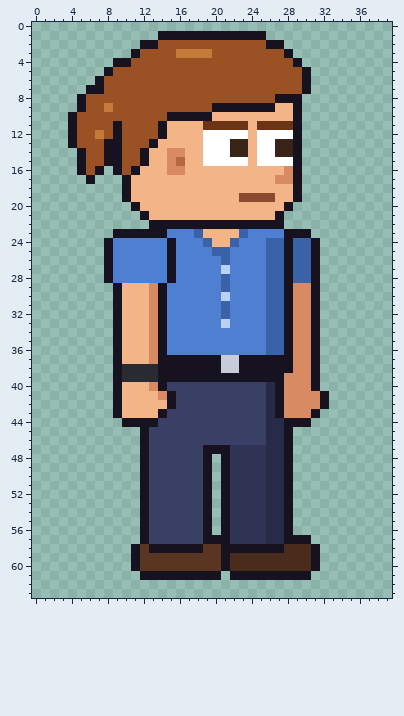
Two versions of one pixel-art file, sprites/custom/custom_intern_ponytail_right.aseprite. Above, as it was before the edit.
40x64 pixels, 1 frame.
Now the later version:
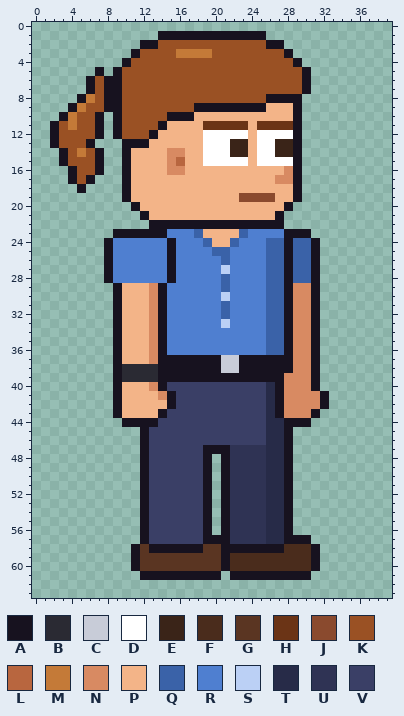
Palette (. is transparent): A #17121f  B #2a2a33  C #c8ccd8  D #ffffff  E #3a2418  F #4a2c1c  G #5a3522  H #6b3416  J #8a4a2e  K #9a5124  L #b8663f  M #c47a38  N #d88a62  P #f3b488  Q #3a62a8  R #4f7fd0  S #bbd0f5  T #272b48  U #2f3354  V #3a3f66
Diff:
Layer "Hair":
y 4: x 9 A -> .
y 5: x 7..9 .AK -> A.A
y 6: x 6..9 .AKK -> AKAA
y 7: x 7..9 AKK -> KAA
y 8: x 6 K -> M; x 8..9 KK -> AA; x 26 K -> A
y 9: x 4..5 .A -> AM; x 8..9 MK -> AA; x 18..19 KK -> AA; x 26 A -> P
y 10: x 3..4 .A -> AM; x 7..9 KKK -> A.A; x 18..19 AA -> PP
y 11: x 2..4 ..A -> AKM; x 7..8 KK -> A.
y 12: x 2..4 ..A -> AKK; x 7..8 MK -> A.; x 13..14 KA -> AP
y 13: x 2..4 ..A -> AKK; x 6..13 KKAAKKKA -> A...AAAP
y 14: x 3..5 ..A -> AKM; x 7..12 KAAKKA -> A..APP
y 15: x 3..5 ..A -> AKK; x 7..12 KAAKKA -> A..APP
y 16: x 4..5 .A -> AK; x 9..11 AKA -> .AP
y 17: x 4..5 .. -> AK
y 18: x 5 . -> A
